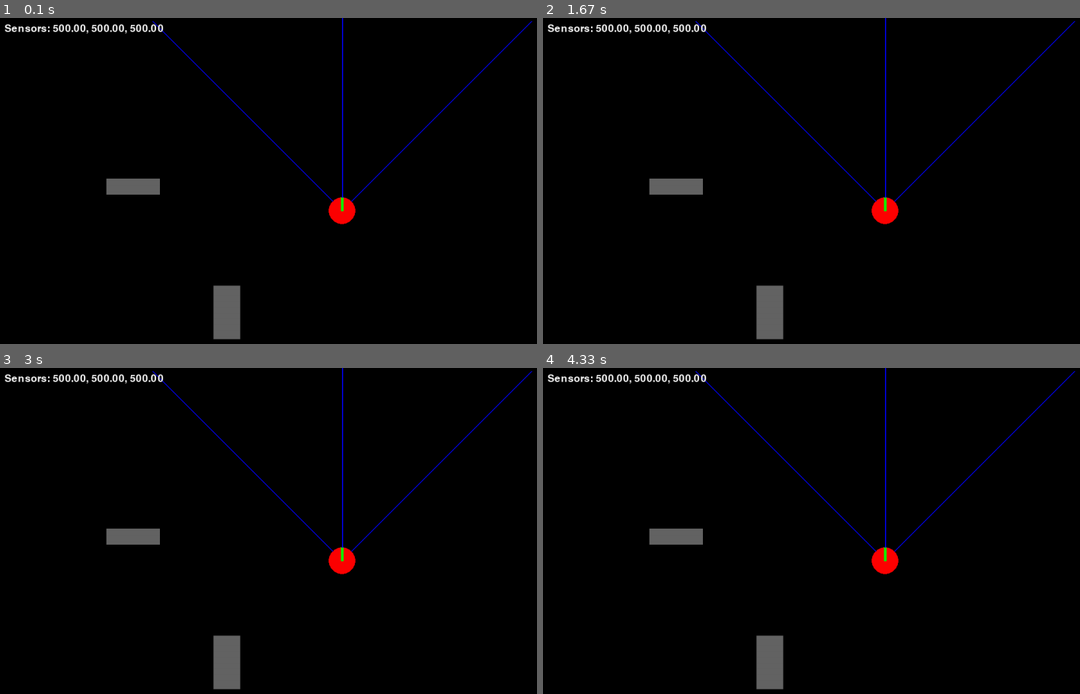
Above: before the commit, frames 1-4 (two rows, left to right).
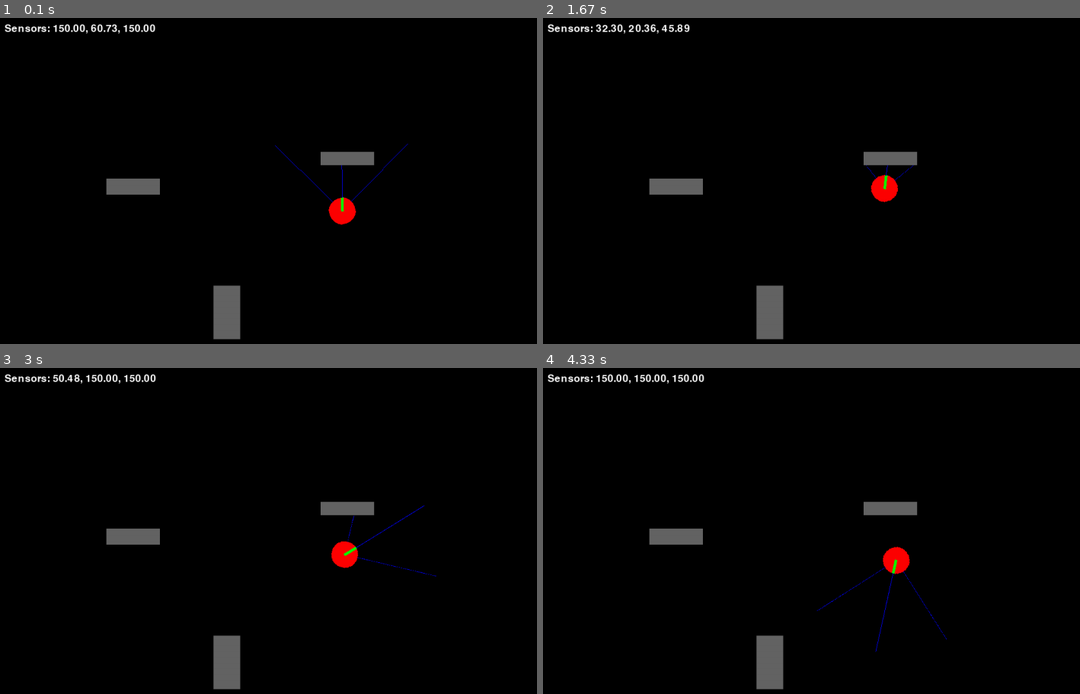
Above: after the commit, the same moments.

Repository: bsmitty5000/robot_training_simulator
Game: pygame game, started from simulator/main.py
Same seed, same stepped clock (60 frames per second), same inputs: the game is played once before the commit and once after it.
Inputs:
- Up to frame 1 (0.1 s): no input
- Up to frame 2 (1.67 s): no input
- Up to frame 3 (3 s): no input
- Up to frame 4 (4.33 s): no input

The runs differ from the first frame. In frame 1, 1.3% of the frame differs, in the area x 9-100%, y 0-64%; in frame 2, 1.9%; in frame 3, 1.6%; in frame 4, 1.8%.

Commit message:
adding SmartCar and DecisionMaker classes

Diff:
--- /dev/null
+++ b/ml_stuff/decision_base.py
@@ -0,0 +1,18 @@
+from abc import ABC, abstractmethod
+from typing import Sequence, List
+
+class DecisionBase(ABC):
+
+    @property
+    @abstractmethod
+    def output_size(self) -> int:
+        """Number of outputs produced by this decision maker from decide."""
+        pass
+
+    @abstractmethod
+    def decide(self, sensor_distances: Sequence[float]) -> List[float]:
+        """
+        Given a sequence of sensor distances,
+        return a list of control outputs (e.g., [left_pwm, right_pwm]).
+        """
+        pass
--- /dev/null
+++ b/ml_stuff/ff_net_decision_maker.py
@@ -0,0 +1,37 @@
+import math
+from typing import Sequence, List
+
+import numpy as np
+from ml_stuff.decision_base import DecisionBase
+
+class FFNetDecisionMaker(DecisionBase):
+    def __init__(self, layer_sizes: list[int]):
+        """
+        layer_sizes: e.g., [3, 4, 2] for 3 inputs, 1 hidden layer of 4, 2 outputs
+        """
+        self.layer_sizes = layer_sizes
+        self.num_layers = len(layer_sizes) - 1
+        # Initialize weights and biases as empty lists
+        self.weights: list[list[list[float]]] = []
+        self.biases: list[list[float]] = []
+
+    def set_weights(self, weights: list[list[list[float]]], biases: list[list[float]]) -> None:
+        """
+        weights: list of weight matrices, one per layer (shape: [out][in])
+        biases: list of bias vectors, one per layer (shape: [out])
+        """
+        assert len(weights) == self.num_layers
+        assert len(biases) == self.num_layers
+        self.weights = weights
+        self.biases = biases
+
+    @property
+    def output_size(self) -> int:
+        return self.layer_sizes[-1]
+
+    def decide(self, sensor_distances: Sequence[float]) -> List[float]:
+        a = list(sensor_distances)
+        for W, b in zip(self.weights, self.biases):
+            a = np.tanh(a @ W + b)
+
+        return a
--- a/models/distance_sensors/distance_sensor.py
+++ b/models/distance_sensors/distance_sensor.py
@@ -16,6 +16,15 @@
         self.max_range_px = max_range_m * constants.PIXELS_PER_METER
         self.last_distance_m: Optional[float] = None
 
+    def get_sensor_direction(self, robot_angle: float = 0) -> pygame.Vector2:
+        """Returns a unit vector for the sensor's world direction."""
+        return pygame.Vector2(0, -1).rotate(self.angle_deg - robot_angle)
+
+    @abstractmethod
+    def draw(self, surface: pygame.Surface, sensor_position: pygame.Vector2) -> None:
+        """Draw the sensor visualization on the given surface."""
+        pass
+
     @abstractmethod
     def measure(
         self,
--- a/models/distance_sensors/sharp_ir.py
+++ b/models/distance_sensors/sharp_ir.py
@@ -12,13 +12,8 @@
         robot_angle: float,
         obstacles: Sequence[pygame.sprite.Sprite]) -> float:
 
-        end = pygame.Vector2(0, -1).rotate(self.angle_deg - robot_angle)
+        end = self.get_sensor_direction(robot_angle)
         end = sensor_position + end * self.max_range_px
-
-        # end = pygame.Vector2()
-        # end.from_polar((self.max_range_px, self.angle_deg - robot_angle))
-        #direction = pygame.Vector2(0, -1).rotate(robot_angle + self.angle_deg)
-        # end = end + sensor_position
 
         # Raycast: check for intersection with each obstacle rect
         min_dist = self.max_range_px
@@ -32,20 +27,10 @@
         self.last_distance_m = min_dist
         return min_dist
 
-    def detect(self, obstacles):
+    def draw(self, surface, sensor_position):
+        # Compute start and end points
+        # Draw the line up to the collision point
+        end = self.get_sensor_direction()
+        end = sensor_position + end * self.last_distance_m
 
-        for i, dir_vec in enumerate(self.sensor_dirs):
-
-            self.sensor_distance_measurements[i] = self.max_range_px
-            for obstacle in obstacles:
-                start_pos = self.position + dir_vec.rotate(-self.angle) * self.robot_radius_px
-                end_pos = self.position + dir_vec.rotate(-self.angle) * self.max_range_px
-
-                clipped = obstacle.rect.clipline(start_pos, end_pos)
-
-                if clipped:
-                    # Calculate the distance from the start position to the intersection point
-                    intersection_point = clipped[0]
-                    self.sensor_distance_measurements[i] =  \
-                        pygame.math.Vector2(start_pos).distance_to(intersection_point)
-                    break
+        pygame.draw.line(surface, (0, 0, 255), sensor_position, end, 1)
--- a/models/robots/robot.py
+++ b/models/robots/robot.py
@@ -22,14 +22,34 @@
         self.angular_velocity = 0.0
         self.distance_sensors = distance_sensors if distance_sensors is not None else []
 
+    @property
+    @abstractmethod
+    def control_input_size(self) -> int:
+        """Number of control inputs expected by this robot in update_kinematics."""
+        pass
+
+    @property
+    @abstractmethod
+    def control_input_upper_limit(self) -> int:
+        """Upper limit on control input inclusive."""
+        pass
+
+    @property
+    @abstractmethod
+    def control_input_lower_limit(self) -> int:
+        """Lower limit on control input inclusive."""
+        pass
+
     @abstractmethod
     def update(self, dt: float, obstacles: Sequence[pygame.sprite.Sprite]) -> None:
         """Update the robot's state (position, sensors, etc)."""
         pass
 
     @abstractmethod
-    def update_kinematics(self, dt: float) -> None:
-        """Update the robot's kinematics (velocity, angle, etc)."""
+    def update_kinematics(self, dt: float, control_inputs: Sequence[float]) -> None:
+        """
+        Update the robot's kinematics using the provided control inputs.
+        """
         pass
 
     @abstractmethod
--- a/models/robots/two_wheel_TT.py
+++ b/models/robots/two_wheel_TT.py
@@ -40,19 +40,6 @@
 
         self.position = pygame.Vector2(x, y)
 
-        # Sensors start on outer edge of robot
-        for sensor in self.distance_sensors:
-
-            sensor_angle_rad = math.radians(sensor.angle_deg - 90)
-            sensor_range_px = int(sensor.max_range_m * constants.PIXELS_PER_METER)
-
-            start_pos = (robot_footprint_radius_px + self.robot_radius_px * math.cos(sensor_angle_rad),
-                         robot_footprint_radius_px + self.robot_radius_px * math.sin(sensor_angle_rad))
-            end_pos = (robot_footprint_radius_px + sensor_range_px * math.cos(sensor_angle_rad),
-                       robot_footprint_radius_px + sensor_range_px * math.sin(sensor_angle_rad))
-
-            pygame.draw.line(self.original_image, (0, 0, 255), start_pos, end_pos, 2)
-
         self.image = self.original_image.copy()
         self.rect = self.image.get_rect(center=(x, y))
 
@@ -75,11 +62,26 @@
 
         self.update_kinematics(dt)
 
+        self.detect(obstacles)
+
         self.update_coordinates()
 
-        self.detect(obstacles)
+    @property
+    def control_input_size(self) -> int:
+        return 2
 
-    def update_kinematics(self, dt: float) -> None:
+    @property
+    def control_input_upper_limit(self) -> int:
+        return 255
+
+    @property
+    def control_input_lower_limit(self) -> int:
+        return -255
+
+    def update_kinematics(self, dt: float, control_inputs: Sequence[float]) -> None:
+
+        self.left_pwm = control_inputs[0] if len(control_inputs) > 0 else self.left_pwm
+        self.right_pwm = control_inputs[1] if len(control_inputs) > 1 else self.left_pwm
 
         # 1. Calculate target speeds from PWM
         avg_pwm = (self.left_pwm + self.right_pwm) / 2
@@ -108,12 +110,20 @@
         direction = pygame.Vector2(0, -1).rotate(-self.angle)
         self.position += direction * self.velocity * dt
 
-    def update_coordinates(self) -> None:
-        ### Update coordinates for rect.center and each sensor
-        ### should be called after self.position and self.angle are updated
-        self.rect.center = self.position
-        self.image = pygame.transform.rotate(self.original_image, self.angle)
-        self.rect = self.image.get_rect(center=self.rect.center)
+    def update_coordinates(self):
+        # 1. Start with a fresh copy of the base image
+        self.image = self.original_image.copy()
+        center_offset = pygame.Vector2(self.image.get_width() // 2, self.image.get_height() // 2)
+
+        # 2. Have the sensors draw themselves on an unrotated image
+        for sensor in self.distance_sensors:
+            sensor_direction = pygame.Vector2(0, -1).rotate(sensor.angle_deg)
+            sensor_position = center_offset + sensor_direction * self.robot_radius_px
+            sensor.draw(self.image, sensor_position)
+
+        # 3. Rotate
+        self.image = pygame.transform.rotate(self.image, self.angle)
+        self.rect = self.image.get_rect(center=self.position)
 
     def detect(self, obstacles: Sequence[pygame.sprite.Sprite]) -> None:
         # Use each sensor's measure method
--- a/simulator/main.py
+++ b/simulator/main.py
@@ -1,10 +1,25 @@
 import sys
+import numpy as np
 import pygame
+import random
+from ml_stuff.ff_net_decision_maker import FFNetDecisionMaker
 from models.distance_sensors.sharp_ir import SharpIR
+from models.robots.robot import RobotBase
 from models.robots.two_wheel_TT import TwoWheelTT
 from models.obstacle import Obstacle
+from smart_car.smart_car import SmartCar
+from ml_stuff.decision_base import DecisionBase
 
-def circle_rect_collision(robot_sprite, obstacle_sprite):
+class DummyDecision(DecisionBase):
+    @property
+    def output_size(self) -> int:
+        return 2  # For left_pwm, right_pwm
+
+    def decide(self, sensor_distances):
+        # Always go forward at medium speed
+        return [128.0, 128.0]
+
+def circle_rect_collision(robot_sprite : RobotBase, obstacle_sprite : Obstacle) -> bool:
     # Get robot center and radius
     center = pygame.Vector2(robot_sprite.rect.center)
     radius = robot_sprite.robot_radius_px
@@ -24,17 +39,31 @@
 
     # Instantiate three SharpIR sensors at different angles
     sensors = [
-        SharpIR(-45, 1.0),  # angle in degrees, max_range in meters
-        SharpIR(0, 1.0),
-        SharpIR(45, 1.0)
+        SharpIR(-45, 0.3),  # angle in degrees, max_range in meters
+        SharpIR(0, 0.3),
+        SharpIR(45, 0.3)
     ]
 
-    robot = pygame.sprite.GroupSingle()
-    robot.add(TwoWheelTT(640, 360, distance_sensors=sensors))
+    # Create the robot and decision maker
+    robot_instance = TwoWheelTT(640, 360, distance_sensors=sensors)
+    decision_maker = FFNetDecisionMaker([3, 4, 2])
+    #set_weights(self, weights: list[list[list[float]]], biases: list[list[float]])
+    weights = [
+            np.random.randn(n_in, n_out) * np.sqrt(2.0 / n_in)
+            for n_in, n_out in zip(decision_maker.layer_sizes, decision_maker.layer_sizes[1:])
+        ]
+    biases = [
+        np.zeros(n_out)
+        for n_out in decision_maker.layer_sizes[1:]
+    ]
+    decision_maker.set_weights(weights, biases)
+    smart_car = pygame.sprite.GroupSingle()
+    smart_car.add(SmartCar(robot=robot_instance, decision_maker=decision_maker))
 
     obstacles = pygame.sprite.Group()
     obstacles.add(Obstacle(200, 300, 100, 30))
     obstacles.add(Obstacle(400, 500, 50, 100))
+    obstacles.add(Obstacle(600, 250, 100, 25))
 
     while running:
         # poll for events
@@ -49,44 +78,41 @@
         # if random.random() < 0.05:  # Occasionally change direction
         #     robot.sprite.left_pwm = random.randint(0, 255)
         #     robot.sprite.right_pwm = random.randint(0, 255)
-        keys = pygame.key.get_pressed()
+        # keys = pygame.key.get_pressed()
 
-        # Adjust left PWM with A/D
-        if keys[pygame.K_a]:
-            robot.sprite.right_pwm = max(0, robot.sprite.right_pwm - 1)
-            robot.sprite.left_pwm = max(0, robot.sprite.left_pwm +1)
-        if keys[pygame.K_d]:
-            robot.sprite.right_pwm = max(0, robot.sprite.right_pwm + 1)
-            robot.sprite.left_pwm = max(0, robot.sprite.left_pwm - 1)
+        # # Adjust left PWM with A/D
+        # if keys[pygame.K_a]:
+        #     robot.sprite.right_pwm = max(0, robot.sprite.right_pwm - 1)
+        #     robot.sprite.left_pwm = max(0, robot.sprite.left_pwm +1)
+        # if keys[pygame.K_d]:
+        #     robot.sprite.right_pwm = max(0, robot.sprite.right_pwm + 1)
+        #     robot.sprite.left_pwm = max(0, robot.sprite.left_pwm - 1)
 
-        # Adjust both left and right PWM with W/S
-        if keys[pygame.K_s]:
-            robot.sprite.right_pwm = max(0, robot.sprite.right_pwm - 2)
-            robot.sprite.left_pwm = max(0, robot.sprite.left_pwm - 2)
-        if keys[pygame.K_w]:
-            robot.sprite.right_pwm = min(255, robot.sprite.right_pwm + 2)
-            robot.sprite.left_pwm = min(255, robot.sprite.left_pwm + 2)
+        # # Adjust both left and right PWM with W/S
+        # if keys[pygame.K_s]:
+        #     robot.sprite.right_pwm = max(0, robot.sprite.right_pwm - 2)
+        #     robot.sprite.left_pwm = max(0, robot.sprite.left_pwm - 2)
+        # if keys[pygame.K_w]:
+        #     robot.sprite.right_pwm = min(255, robot.sprite.right_pwm + 2)
+        #     robot.sprite.left_pwm = min(255, robot.sprite.left_pwm + 2)
 
-        robot.update(dt, obstacles)
+        smart_car.update(dt, obstacles)
 
         if pygame.sprite.spritecollide(
-            robot.sprite, obstacles, dokill=False, collided=circle_rect_collision):
+            smart_car.sprite.robot, obstacles, dokill=False, collided=circle_rect_collision):
             return True
 
         # fill the screen with a color to wipe away anything from last frame
         screen.fill("black")
 
-        robot.draw(screen)
-        obstacles.draw(screen)
-
-        robot.draw(screen)
+        smart_car.draw(screen)
         obstacles.draw(screen)
 
         # --- Display sensor measurements ---
         font = pygame.font.Font(None, 28)
         sensor_text = "Sensors: " + ", ".join(
             f"{s.last_distance_m:.2f}" if s.last_distance_m is not None else "N/A"
-            for s in robot.sprite.distance_sensors
+            for s in smart_car.sprite.robot.distance_sensors
         )
         text_surface = font.render(sensor_text, True, (255, 255, 255))
         screen.blit(text_surface, (10, 10))
--- /dev/null
+++ b/smart_car/smart_car.py
@@ -0,0 +1,49 @@
+import pygame
+from typing import Sequence, Optional, Any
+from ml_stuff.decision_base import DecisionBase
+from models.robots.robot import RobotBase
+from models.distance_sensors.distance_sensor import DistanceSensor
+
+class SmartCar(pygame.sprite.Sprite):
+    def __init__(
+        self,
+        robot: Optional[RobotBase] = None,
+        decision_maker: Optional[DecisionBase] = None,  # Replace Any with your NN type if known
+    ):
+        super().__init__()
+        # Compose a RobotBase instance
+        self.robot = robot
+        self.decision_maker = decision_maker
+
+        # --- Consistency check ---
+        if self.robot and self.decision_maker:
+            decision_maker_output = getattr(self.decision_maker, "output_size", None)
+            robot_input = getattr(self.robot, "control_input_size", None)
+            if decision_maker_output != robot_input:
+                raise ValueError(
+                    f"Decision maker output length ({decision_maker_output}) does not match "
+                    f"robot control input size ({robot_input})"
+                )
+
+        # Expose attributes needed by the game loop (for drawing, collision, etc.)
+        self.image = self.robot.image
+        self.rect = self.robot.rect
+
+    def update(self, dt: float, obstacles: Sequence[pygame.sprite.Sprite]) -> None:
+        # Update sensors
+        self.robot.detect(obstacles)
+        # Gather sensor readings
+        sensor_distances = [
+            s.last_distance_m if s.last_distance_m is not None else 0.0
+            for s in self.robot.distance_sensors
+        ]
+        # Decide on actions using the neural net
+        # Update kinematics and coordinates
+        o = self.decision_maker.decide(sensor_distances)
+        o = [oi * self.robot.control_input_upper_limit for oi in o]
+        self.robot.update_kinematics(dt, o)
+        self.robot.update_coordinates()
+
+        # Keep image and rect in sync for the sprite group
+        self.image = self.robot.image
+        self.rect = self.robot.rect
Empty file added: smart_car/__init__.py
